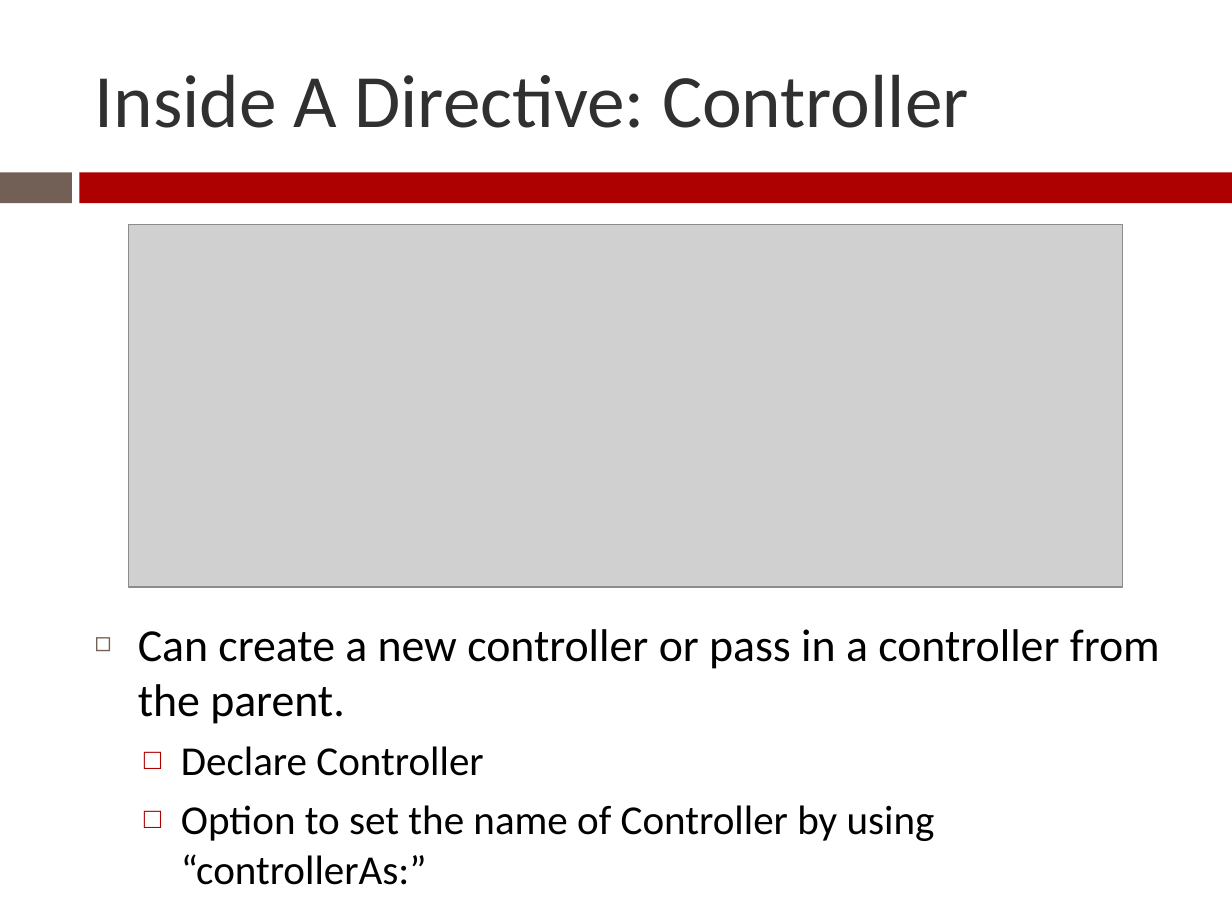
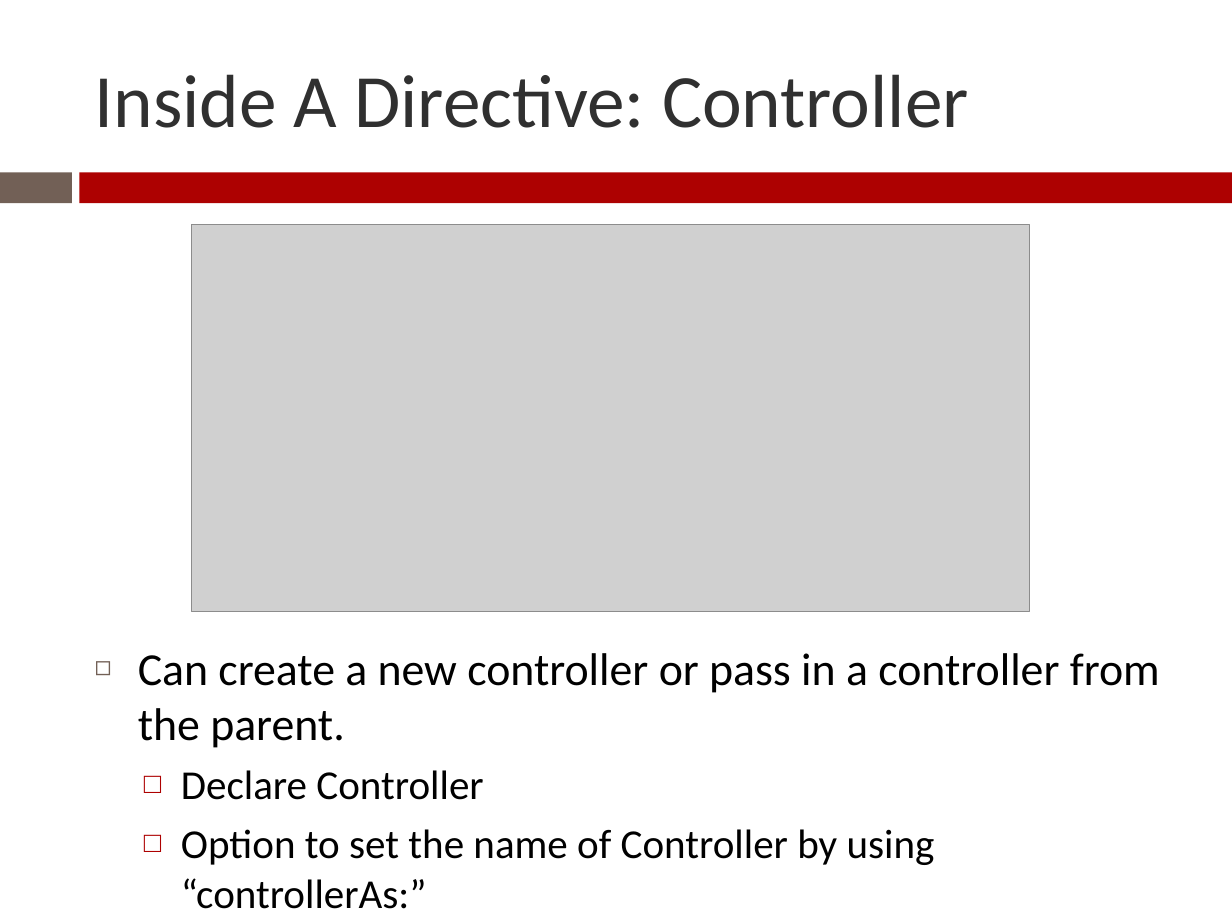
Before and after one commit to Zenitram-Oriaj/AngularJS_Directives, a slide deck: slide 15 of presentation/ajs_dir_presentation.pptx. Drawn at 1232x924 pixels with LibreOffice and Linux fonts; fonts in the diff are those of the drawing; grey boxes stand for pictures. Boxes give left, top, right and bottom in pixels: in the first picture for what was removed or moved away, otherwise in the second. Text is boxed around its words. In the diff, an @@ line names an element or a change of style, - is before the commit and + after.

```diff
--- a/presentation/ajs_dir_presentation.pptx
+++ b/presentation/ajs_dir_presentation.pptx
@@ picture: place and size @@
-picture at bbox=[129, 224, 1124, 586]
+picture at bbox=[192, 224, 1030, 612]
@@ text "Can create a new controller ...": place and size @@
-text "Can create a new controller ..." at bbox=[138, 629, 1160, 841]
+text "Can create a new controller ..." at bbox=[138, 653, 1160, 865]
```
Also in this commit, not shown: 3 other slides changed, 1 slide added, 1 slide removed, 25 other files.
